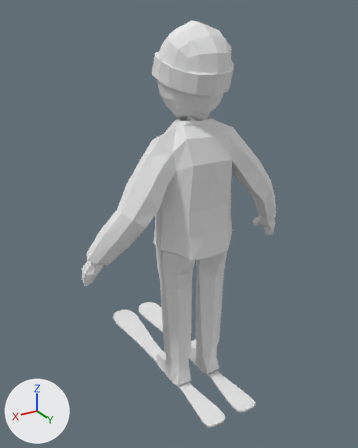
A saved change to the Blender file Assets/model.blend.
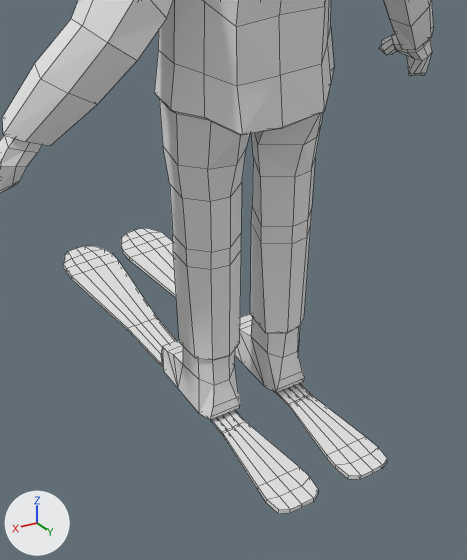
Each version appears first whole from a camera (50 mm lens) standing at (10.76, 16.71, 16.56) and looking at (-0.05, -1.3, 7.55), and next in a close-up on the part from 24% to 81% of the width and 45% to 100% of the height. Lighting does not change. The marker at lower left points along +X, +Y and +Z. The close-ups show mesh edges as thin lines.

The older version as bpy lines, for what is in view:
```python
me_cube_000 = bpy.data.meshes.new('Cube.000')
me_cube_000.from_pydata(...)  # 472 vertices, 433 faces, 2 loose edges; spans x 0.0..5.0, y -6.7..3.5, z -9.3..6.9
me_cube_000.materials.append(mat_material)  # its picture is missing
# before: 144 (0.0, 1.2, -2.4) at pixel (280, 128), 146 (0.8, -0.5, -2.4), 156 (0.5, -0.6, -3.2), 159 (1.6, -0.4, -3.1) at pixel (162, 145), 161 (0.0, 0.5, -2.8)
# before: 162 (0.2, 0.5, -2.8), 167 (0.1, 0.3, -3.2) at pixel (246, 148)
ob_cube_000 = bpy.data.objects.new('Cube.000', me_cube_000)
ob_cube_000.location = (0.0, 0.0, 9.35)
_m = ob_cube_000.modifiers.new('Mirror', 'MIRROR')
_m.use_clip = True
```
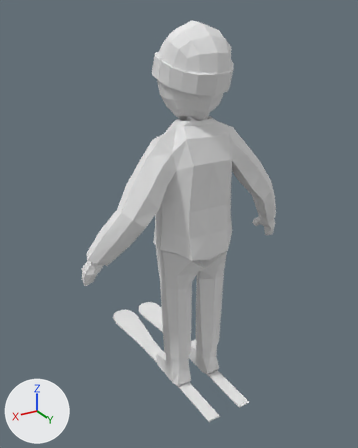
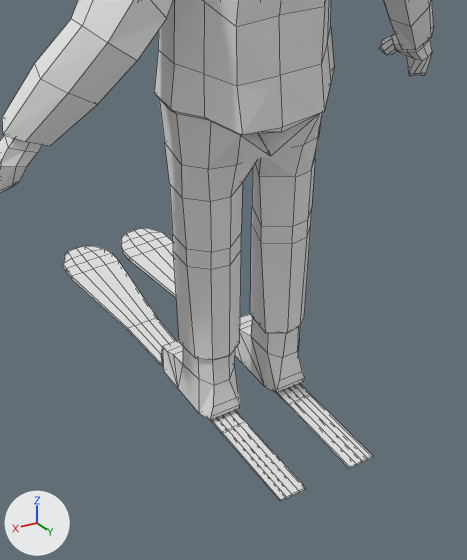
Edits to the bpy script that builds the scene:
```text
Change me_cube_000:
    used by ob_cube_000; location = (0.0, 0.0, 9.35)
    verts and faces of me_cube_000; kept vertices keep their numbers, new ones are numbered from 472
    remove me_cube_000.from_pydata(...)  # 472 vertices, 433 faces, 2 loose edges; spans x 0.0..5.0, y -6.7..3.5, z -9.3..6.9
    add me_cube_000.from_pydata(...)  # 442 vertices, 408 faces, 2 loose edges; spans x 0.0..5.0, y -6.7..3.2, z -9.3..6.9
    me_cube_000 part 1
    add verts[144] = (0.0, 1.3, -2.5)  # moved, pixel (281, 132)
    add verts[146] = (0.5, -0.6, -2.4)  # moved
    add verts[156] = (0.6, -0.6, -3.1)  # moved
    add verts[159] = (1.6, -0.4, -3.0)  # moved, pixel (164, 142)
    add verts[161] = (0.0, 0.5, -2.8)  # moved
    add verts[162] = (0.0, 0.9, -3.1)  # moved, pixel (270, 156)
    add verts[167] = (0.0, 0.6, -3.2)  # moved
    me_cube_000 part 2
    36 vertices are removed from x 0.3..1.4, y 1.0..3.5, z -9.3..-9.2
    44 faces are deleted
    4 vertices move from x 0.7..1.0, y 1.0, z -9.3 to x 0.5..1.1, y 3.2, z -9.3
    6 new vertices lie (0.0, 2.2, 0.0) away from vertices in x 0.7..1.0, y 1.0, z -9.3
    19 new faces join them
```

Where the change shows, as pixel boxes [x1, y1, x2, y2] in the close-ups (467 x 560 px; the box of a moved part takes in the faces that stretch with it):
'Cube.000', reshaped
    before: [0, 0, 434, 514]
    after: [0, 0, 434, 501]
part 1 of me_cube_000, moved or reshaped
    both: [159, 98, 320, 197]
part 2 of me_cube_000, cut back
    before: [210, 383, 387, 514]
    after: [210, 383, 373, 501]
